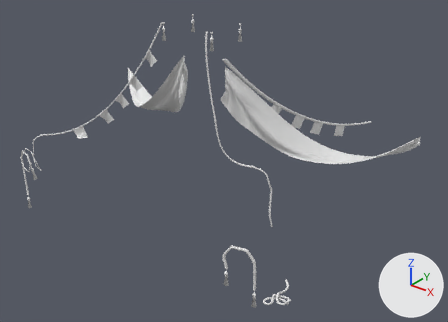
An edit to the FBX model Assets/3D/GA_Diorama_1/Diorama_Mesh/Diorama_Divin_PIGuirlandes.fbx, drawn before and after from the same camera.
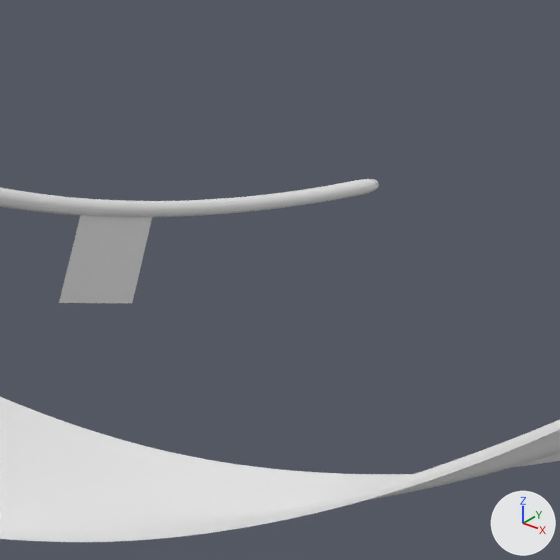
The first picture shows the older version from a 50 mm camera at (16.74, -18.28, 15.08) aimed at (0.65, 1.82, 2.61). The close-ups show both versions on the part from 73% to 88% of the width and 31% to 52% of the height of that picture; other places that the commit changed are outside them. Every picture has the same lights, and +X, +Y and +Z are marked at lower right.

The scene before the commit, as lines of its bpy script (objects in view):
```python
me_nurbspath = bpy.data.meshes.new('NurbsPath')
me_nurbspath.from_pydata(...)  # 1914 vertices, 1820 faces; spans x 1.11..4.58, y 1.13..8.67, z 3.0..7.68
me_plane_017 = bpy.data.meshes.new('Plane.017')
me_plane_017.from_pydata(...)  # 21905 vertices, 21504 faces; spans x 0.94..8.21, y 1.22..5.68, z 3.24..7.33
me_plane_017.materials.append(mat_m_props_d_001)  # its picture is missing
ob_nurbspath = bpy.data.objects.new('NurbsPath', me_nurbspath)
ob_nurbspath.location = (0.0, 0.0, 0.0)
ob_tenture_d_001 = bpy.data.objects.new('Tenture_D.001', me_plane_017)
ob_tenture_d_001.location = (0.0, 0.0, 0.0)
```
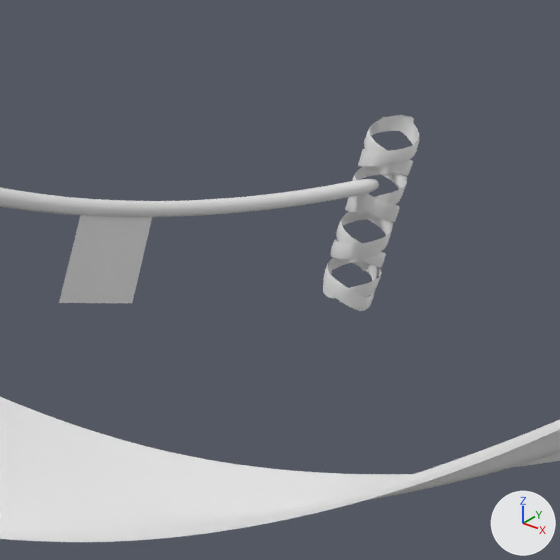
Where the change shows, as pixel boxes (x1, y1, x2, y2) in the close-ups (560 x 560 px):
'BezierCurve.005', added
    after: (323, 115, 419, 298)
'BezierCurve.006', added
    after: (323, 116, 414, 311)

Patch to the scene script:
```diff
--- a/Assets/3D/GA_Diorama_1/Diorama_Mesh/Diorama_Divin_PIGuirlandes.fbx.py
+++ b/Assets/3D/GA_Diorama_1/Diorama_Mesh/Diorama_Divin_PIGuirlandes.fbx.py
@@ me_beziercurve_002 @@
+me_beziercurve_002.from_pydata(...)  # 647 vertices, 516 faces; spans x 4.311..4.721, y 8.536..8.901, z 2.633..3.744
+me_beziercurve_002.materials.append(mat_m_props_d_001)  # its picture is missing
@@ me_beziercurve_004 @@
+me_beziercurve_004.from_pydata(...)  # 640 vertices, 508 faces; spans x 4.293..4.706, y 8.529..8.91, z 2.567..3.734
+me_beziercurve_004.materials.append(mat_m_props_d_001)  # its picture is missing
@@ ob_beziercurve_005 @@
+ob_beziercurve_005 = bpy.data.objects.new('BezierCurve.005', me_beziercurve_002)
+ob_beziercurve_005.location = (0.0, 0.0, 0.0)
@@ ob_beziercurve_006 @@
+ob_beziercurve_006 = bpy.data.objects.new('BezierCurve.006', me_beziercurve_004)
+ob_beziercurve_006.location = (0.0, 0.0, 0.0)
```
